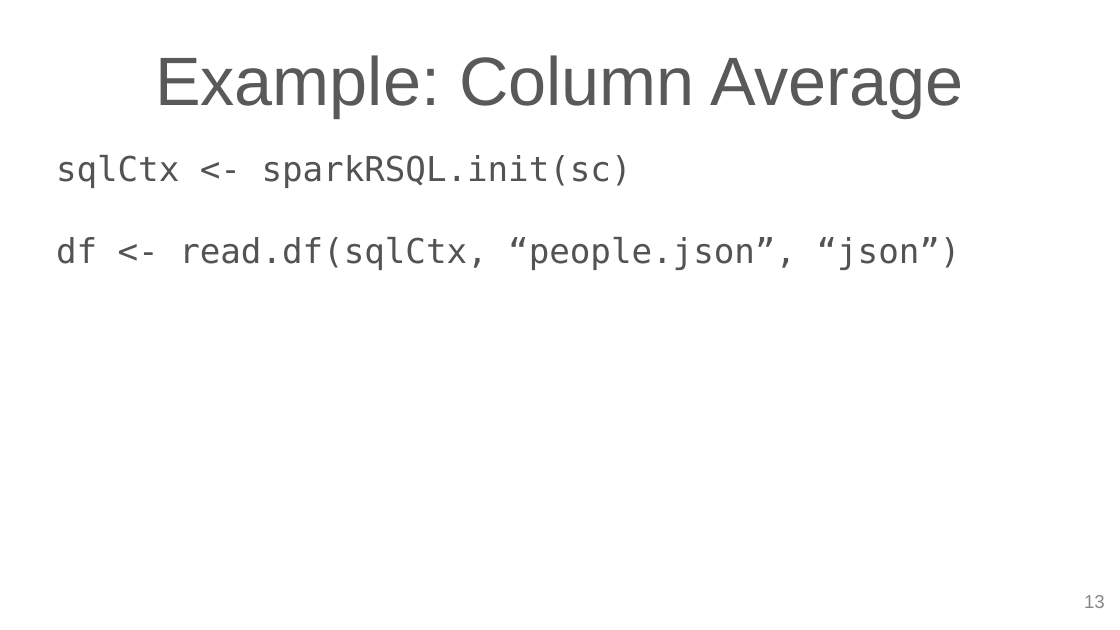
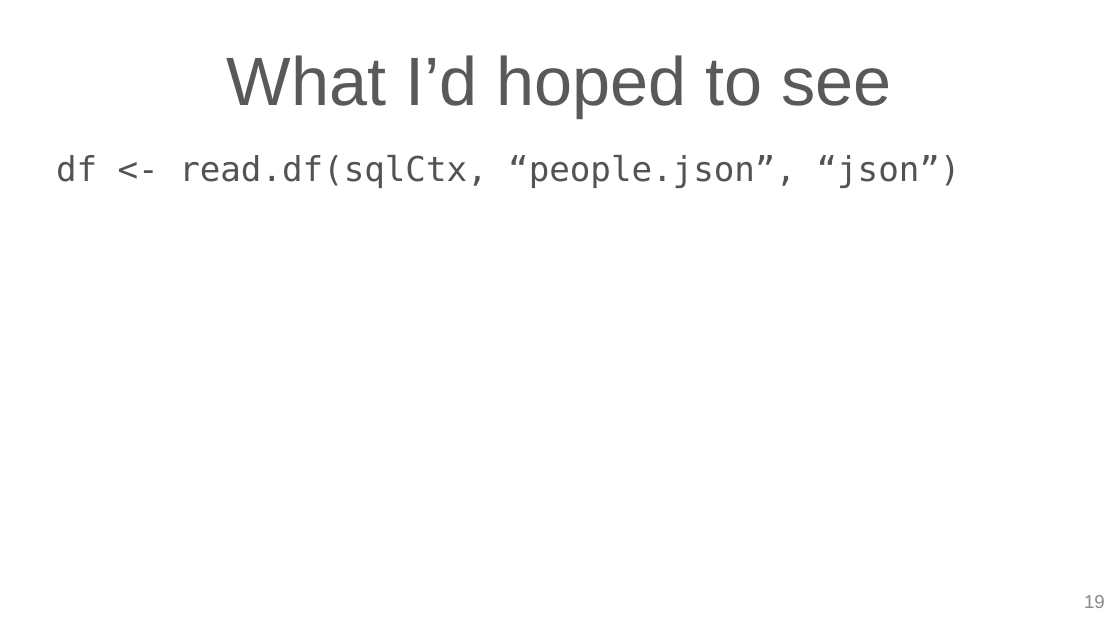
Before and after one commit to cafreeman/SparkR_DataFrame_Demo, a slide deck: slide 19 of SS_DataFrame_Slides.pptx (slide 13 before the commit). Drawn at 1120x630 pixels with LibreOffice and Linux fonts; fonts in the diff are those of the drawing; background and template pictures are left out. Boxes give left, top, right and bottom in pixels: in the first picture for what was removed or moved away, otherwise in the second. Text is boxed around its words. In the diff, an @@ line names an element or a change of style, - is before the commit and + after.

```diff
--- a/SS_DataFrame_Slides.pptx
+++ b/SS_DataFrame_Slides.pptx
@@ title at (227, 55, 892, 117): text changed @@
-  Example: Column Average
+  What I’d hoped to see
@@ text at (56, 155, 632, 188): paragraph removed @@
-sqlCtx <- sparkRSQL.init(sc)
@@ page number at (1084, 595, 1105, 608): text changed @@
-13
+19
```
Also in this commit, not shown: 16 other slides changed, 11 slides added, 1 other file.
